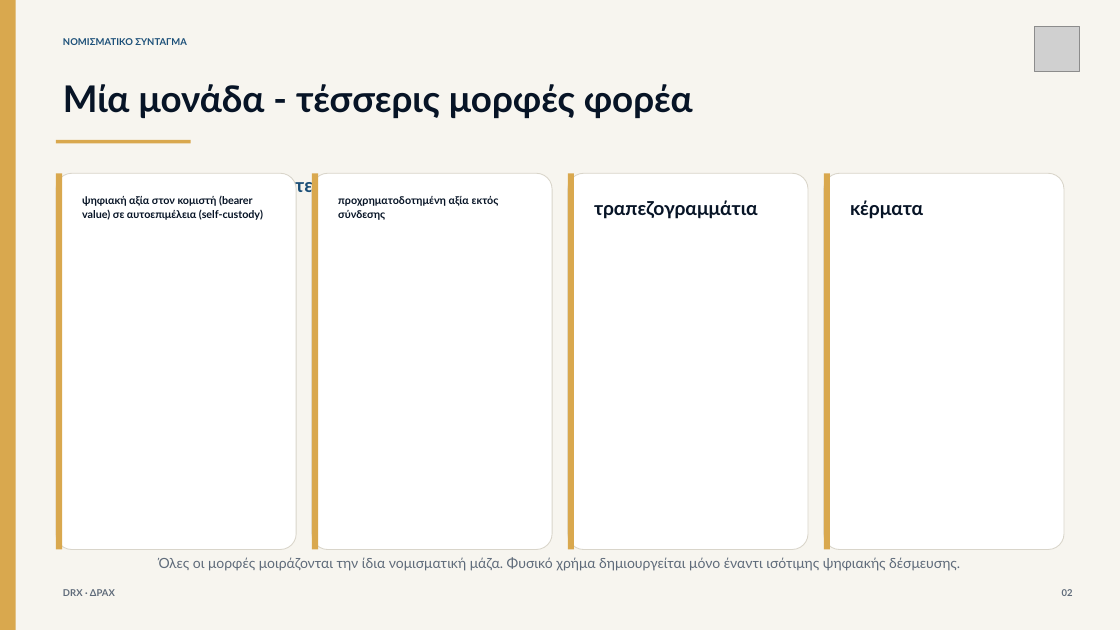
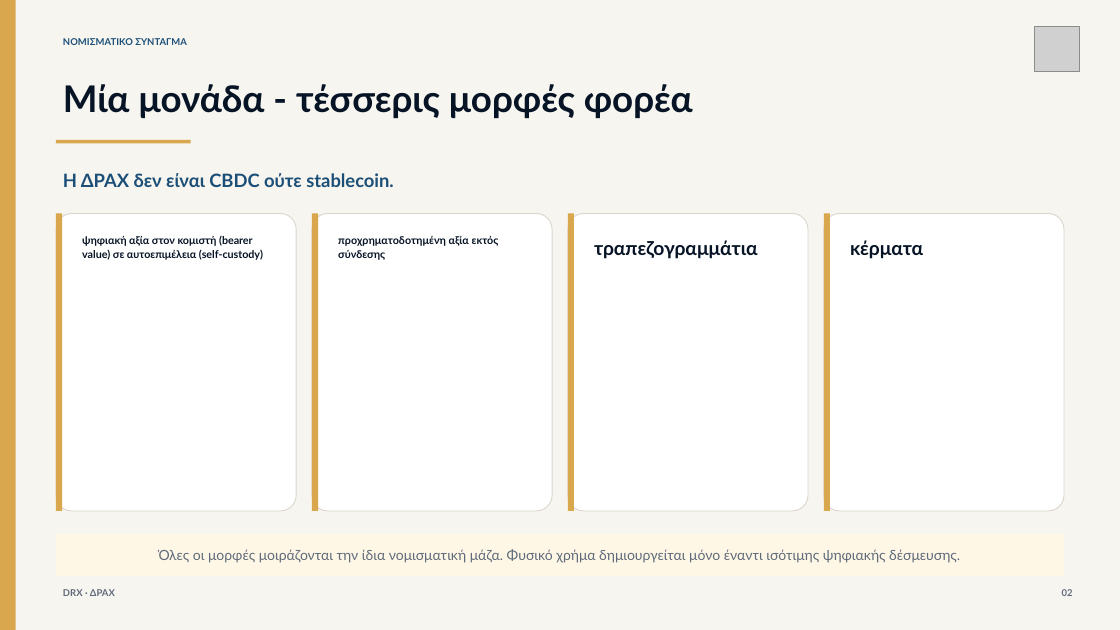
Before and after one commit to NeaBouli/DRAX, a slide deck: slide 3 of docs/downloads/el/DRX_Ministerial_Presentation_EL.pptx. Drawn at 1120x630 pixels with LibreOffice and Linux fonts; fonts in the diff are those of the drawing; grey boxes stand for pictures. Boxes give left, top, right and bottom in pixels: in the first picture for what was removed or moved away, otherwise in the second. Text is boxed around its words. In the diff, an @@ line names an element or a change of style, - is before the commit and + after.

```diff
--- a/docs/downloads/el/DRX_Ministerial_Presentation_EL.pptx
+++ b/docs/downloads/el/DRX_Ministerial_Presentation_EL.pptx
@@ text "Η ΔΡΑΧ δεν είναι CBDC ..." at <box>63,173,394,187</box>: size 16.5 to 15.8 pt @@
@@ rounded rectangle: place and size @@
-rounded rectangle at <box>56,173,297,549</box>
+rounded rectangle at <box>56,213,297,511</box>
@@ rectangle: place and size @@
-rectangle at <box>56,173,62,549</box>
+rectangle at <box>56,213,62,511</box>
@@ rounded rectangle: place and size @@
-rounded rectangle at <box>312,173,552,549</box>
+rounded rectangle at <box>312,213,552,511</box>
@@ rectangle: place and size @@
-rectangle at <box>312,173,318,549</box>
+rectangle at <box>312,213,318,511</box>
@@ rounded rectangle: place and size @@
-rounded rectangle at <box>568,173,808,549</box>
+rounded rectangle at <box>568,213,808,511</box>
@@ rectangle: place and size @@
-rectangle at <box>568,173,574,549</box>
+rectangle at <box>568,213,574,511</box>
@@ rounded rectangle: place and size @@
-rounded rectangle at <box>824,173,1065,549</box>
+rounded rectangle at <box>824,213,1065,511</box>
@@ rectangle: place and size @@
-rectangle at <box>824,173,830,549</box>
+rectangle at <box>824,213,830,511</box>
@@ 4 texts: place and size @@
-4 texts at <box>82,196,923,220</box>
+4 texts at <box>82,236,923,260</box>
@@ rectangle "Όλες οι μορφές μοιράζονται την ...": place and size @@
-rectangle "Όλες οι μορφές μοιράζονται την ..." at <box>159,557,960,571</box>
+rectangle "Όλες οι μορφές μοιράζονται την ..." at <box>56,534,1065,576</box>
@@ rectangle "Όλες οι μορφές μοιράζονται την ..." at <box>56,534,1065,576</box>: fill none to #FFF7E6 @@
```
Also in this commit, not shown: 4 other slides changed, 6 other files.
